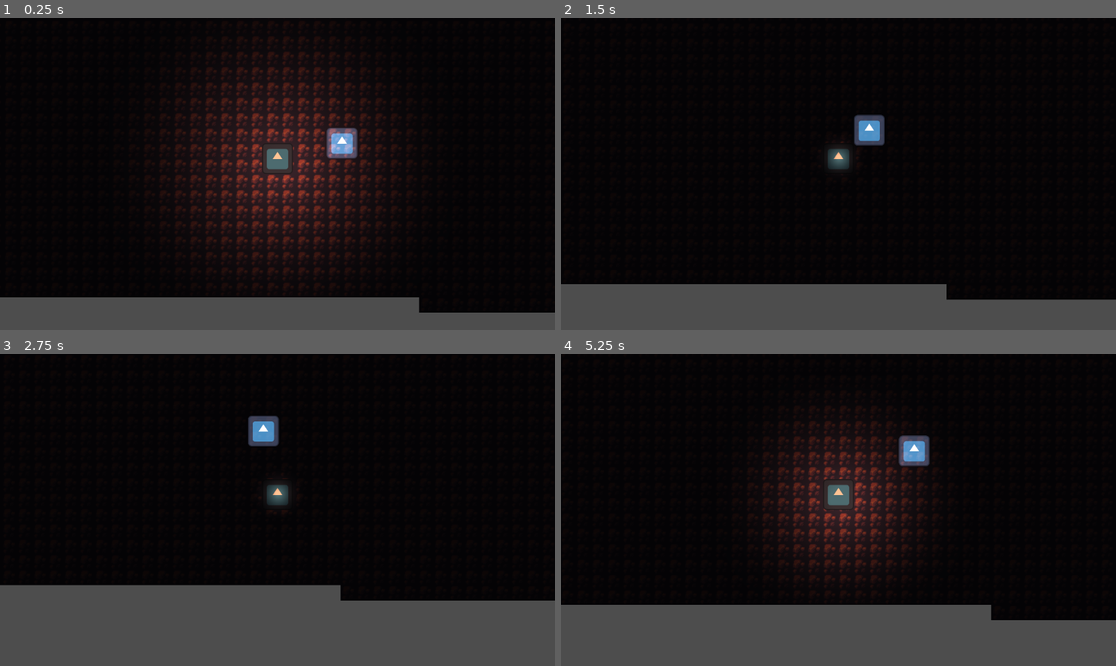
Above: before the commit, frames 1-4 (two rows, left to right).
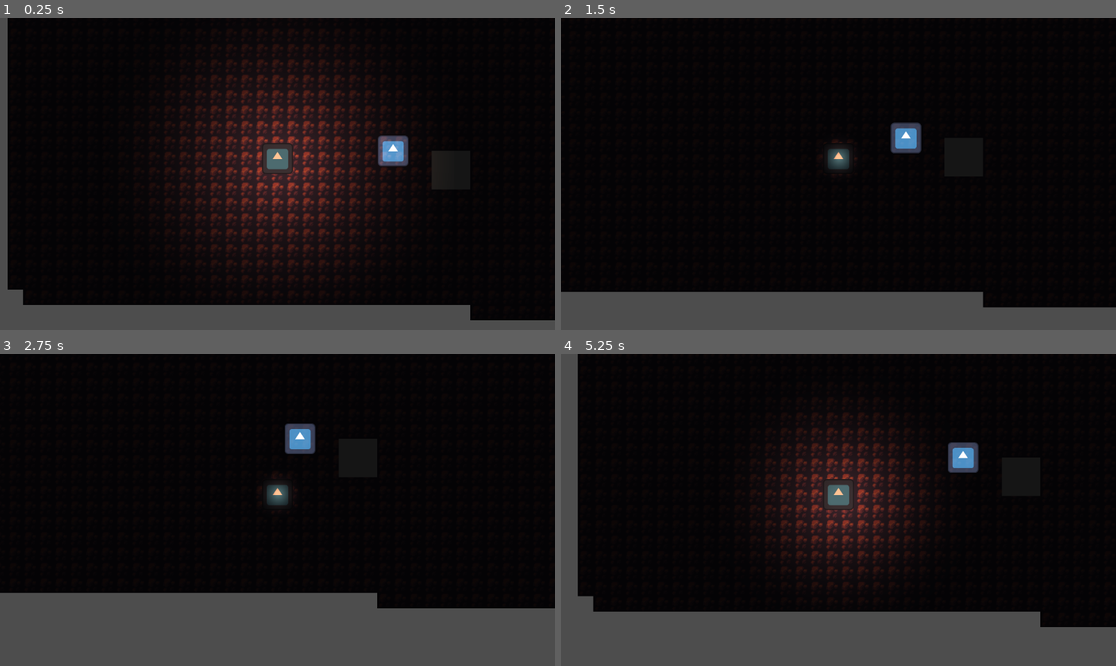
Above: after the commit, the same moments.

Repository: Mibeador/level-design-team-3-project
Game: Godot game, scene res://scenes/test_1.tscn
Two runs of this game, one before a commit and one after it. Both use one fixed random seed, a clock stepped at 60 frames per second and the inputs below. The engine's default icon, where the game draws it, is replaced by a stand-in: a white triangle on a blue panel in a dark square.
Inputs:
- Up to frame 1 (0.25 s): no input
- Up to frame 2 (1.5 s): tap Enter at 0.5 s; hold D (move_right) 0.53-1.28 s; tap F (light_toggle) at 0.6, 1.35 s; hold S (move_down) from 1.28 s (still down)
- Up to frame 3 (2.75 s): release S (move_down) at 2.03 s; hold D (move_right) from 2.03 s (still down); tap F (light_toggle) at 2.1 s
- Up to frame 4 (5.25 s): release D (move_right) at 2.78 s; hold W (move_up) 2.78-3.53 s; tap F (light_toggle) every 0.75 s from 2.85 to 5.1 s; hold A (move_left) 3.53-5.03 s; hold S (move_down) from 5.03 s (still down)

The runs differ from the first frame. In frame 1, 14% of the frame differs, in the area x 0-100%, y 0-97%; in frame 2, 3.6%; in frame 3, 3.6%; in frame 4, 9.8%.

Commit message:
enemy line of sight working
enemy line of sight working (for both light on and light off range)

Diff:
--- a/project.godot
+++ b/project.godot
@@ -56,6 +56,12 @@
 ]
 }
 
+[layer_names]
+
+2d_physics/layer_1="Player"
+2d_physics/layer_2="Enemy"
+2d_physics/layer_3="World"
+
 [physics]
 
 3d/physics_engine="Jolt Physics"
--- a/scenes/enemy.tscn
+++ b/scenes/enemy.tscn
@@ -10,7 +10,15 @@
 [sub_resource type="RectangleShape2D" id="RectangleShape2D_4ra3w"]
 size = Vector2(32, 32)
 
+[sub_resource type="RectangleShape2D" id="RectangleShape2D_md0e3"]
+size = Vector2(56, 32)
+
+[sub_resource type="RectangleShape2D" id="RectangleShape2D_5uy6h"]
+size = Vector2(136, 32)
+
 [node name="Enemy" type="CharacterBody2D" unique_id=544095376 groups=["enemy"]]
+collision_layer = 2
+collision_mask = 7
 script = ExtResource("1_md0e3")
 
 [node name="Sprite2D" type="Sprite2D" parent="." unique_id=855360845]
@@ -25,4 +33,22 @@
 wait_time = 2.0
 autostart = true
 
+[node name="VisionArea" type="Area2D" parent="." unique_id=50180079]
+
+[node name="LightOffVision" type="CollisionShape2D" parent="VisionArea" unique_id=98585144]
+position = Vector2(28, 0)
+shape = SubResource("RectangleShape2D_md0e3")
+
+[node name="LightOnVision" type="CollisionShape2D" parent="VisionArea" unique_id=1281741019]
+position = Vector2(68, 0)
+shape = SubResource("RectangleShape2D_5uy6h")
+
+[node name="VisionTimer" type="Timer" parent="." unique_id=558831529]
+wait_time = 0.05
+autostart = true
+
+[node name="VisionRaycast" type="RayCast2D" parent="." unique_id=1631194775]
+target_position = Vector2(150, 0)
+
 [connection signal="timeout" from="HungerCheck" to="." method="_on_hunger_check_timeout"]
+[connection signal="timeout" from="VisionTimer" to="." method="_on_vision_timer_timeout"]
--- a/scenes/player.tscn
+++ b/scenes/player.tscn
@@ -59,6 +59,7 @@
 }
 
 [node name="Player" type="CharacterBody2D" unique_id=125222311]
+collision_mask = 7
 script = ExtResource("1_g2els")
 
 [node name="Sprite2D" type="Sprite2D" parent="." unique_id=2061801374]
--- a/scenes/test_1.tscn
+++ b/scenes/test_1.tscn
@@ -139,6 +139,9 @@
 [sub_resource type="TileSet" id="TileSet_uxpu0"]
 sources/0 = SubResource("TileSetAtlasSource_b5onc")
 
+[sub_resource type="RectangleShape2D" id="RectangleShape2D_uxpu0"]
+size = Vector2(40, 40)
+
 [node name="Test1" type="Node2D" unique_id=1181823493]
 
 [node name="TileMapLayer" type="TileMapLayer" parent="." unique_id=1260638019]
@@ -148,11 +151,25 @@
 [node name="CanvasModulate" type="CanvasModulate" parent="." unique_id=971284523]
 color = Color(0.08468992, 0.08468992, 0.08468992, 1)
 
-[node name="Enemy" parent="." unique_id=544095376 instance=ExtResource("3_b5onc")]
+[node name="Enemy" parent="." unique_id=544095376 node_paths=PackedStringArray("player") instance=ExtResource("3_b5onc")]
 position = Vector2(64, -16)
+player = NodePath("../Player")
 
 [node name="TestArea" parent="." unique_id=1210158495 instance=ExtResource("4_uxpu0")]
-position = Vector2(0, -71)
+position = Vector2(256, -16)
 
 [node name="Player" parent="." unique_id=125222311 groups=["player"] instance=ExtResource("1_p1gcm")]
-position = Vector2(-3, 16)
+position = Vector2(-56, 8)
+
+[node name="StaticBody2D" type="StaticBody2D" parent="." unique_id=710141293]
+position = Vector2(104, -16)
+collision_layer = 4
+collision_mask = 7
+
+[node name="ColorRect" type="ColorRect" parent="StaticBody2D" unique_id=2110159947]
+offset_right = 40.0
+offset_bottom = 40.0
+
+[node name="CollisionShape2D" type="CollisionShape2D" parent="StaticBody2D" unique_id=1276308884]
+position = Vector2(20, 20)
+shape = SubResource("RectangleShape2D_uxpu0")
--- a/scripts/enemy.gd
+++ b/scripts/enemy.gd
@@ -2,6 +2,10 @@
 class_name Enemy
 
 @onready var hunger_check_timer: Timer = $HungerCheck
+@onready var vision_area: Area2D = $VisionArea
+@onready var light_off_vision: CollisionShape2D = $VisionArea/LightOffVision
+@onready var light_on_vision: CollisionShape2D = $VisionArea/LightOnVision
+@onready var vision_raycast: RayCast2D = $VisionRaycast
 
 #Unique setup for each scene
 @export_group("Scene Setup")
@@ -47,8 +51,20 @@
 	hunting = false
 
 func _physics_process(delta: float) -> void:
-	pass
-
+	if player.is_light_on():
+		light_off_vision.disabled = true
+		#next line only used for debugging (delete for finished project)
+		light_off_vision.visible = false
+		light_on_vision.disabled = false
+		#next line only used for debugging (delete for finished project)
+		light_on_vision.visible = true
+	elif !player.is_light_on():
+		light_off_vision.disabled = false
+		#next line only used for debugging (delete for finished project)
+		light_off_vision.visible = true
+		light_on_vision.disabled = true
+		#next line only used for debugging (delete for finished project)
+		light_on_vision.visible = false
 
 #Hunger check timer logic
 func _on_hunger_check_timeout() -> void:
@@ -60,7 +76,6 @@
 		hunting = true
 	else:
 		print("Not Tracking")
-
 #Hunger check logic
 func hunger_check(chance : float = 50) -> bool:
 	var _hunger_check = current_hunger_stat + 1 / chance
@@ -70,3 +85,21 @@
 		return true
 	else:
 		return false
+#Line of Sight logic
+func _on_vision_timer_timeout() -> void:
+	var overlaps = $VisionArea.get_overlapping_bodies()
+	if overlaps.size() > 0:
+		for overlap in overlaps:
+			if overlap.name == "Player":
+				var playerPosition = player.global_position
+				vision_raycast.look_at(playerPosition)
+				vision_raycast.force_raycast_update()
+
+				if vision_raycast.is_colliding():
+					print("collided")
+					var collider = vision_raycast.get_collider()
+
+					if collider.name == "Player":
+						print("i see you")
+					else:
+						print("i don't see you")
--- a/scripts/player.gd
+++ b/scripts/player.gd
@@ -44,19 +44,22 @@
 			light_timer.start()
 			light_cooled_down = false
 			light_on = false
-			print("light turned off")
 			character_light.visible = true
 		elif !light_on:
 			light_animation.play("light_on")
 			light_timer.start()
 			light_cooled_down = false
 			light_on = true
-			print("light turned on")
 			character_light.visible = false
 
-
+	is_light_on()
 	move_and_slide()
-
+#Logic to send light info to enemy
+func is_light_on() -> bool:
+	if light_on:
+		return true
+	else:
+		return false
 
 func _on_light_timer_timeout() -> void:
 	light_cooled_down = true
